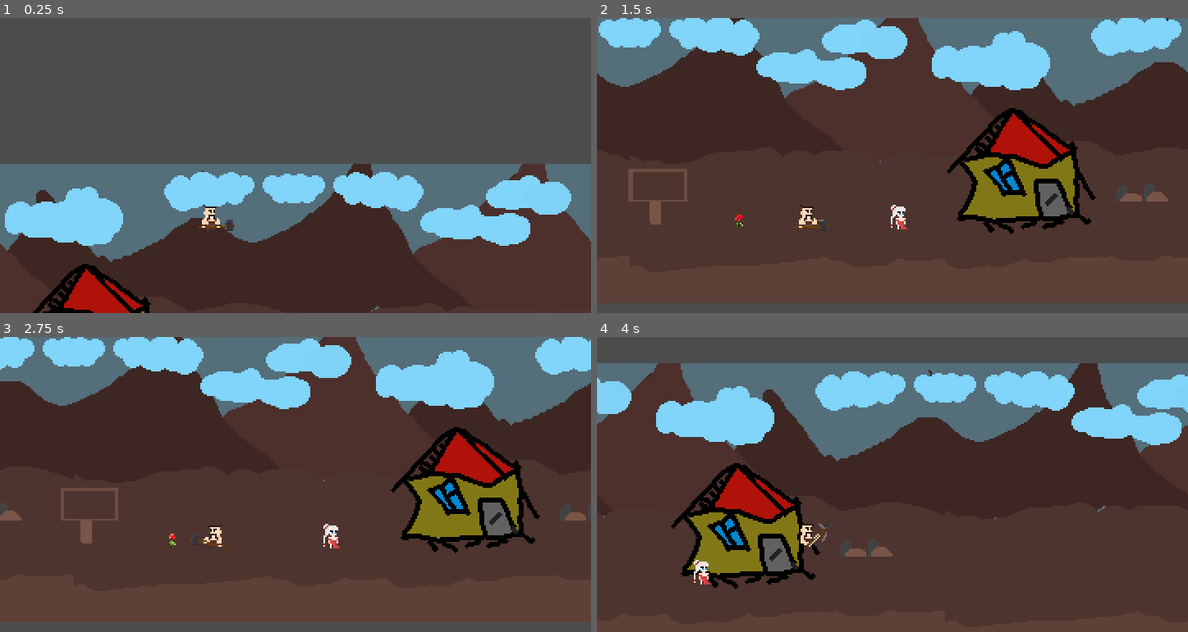
Above: before the commit, frames 1-4 (two rows, left to right).
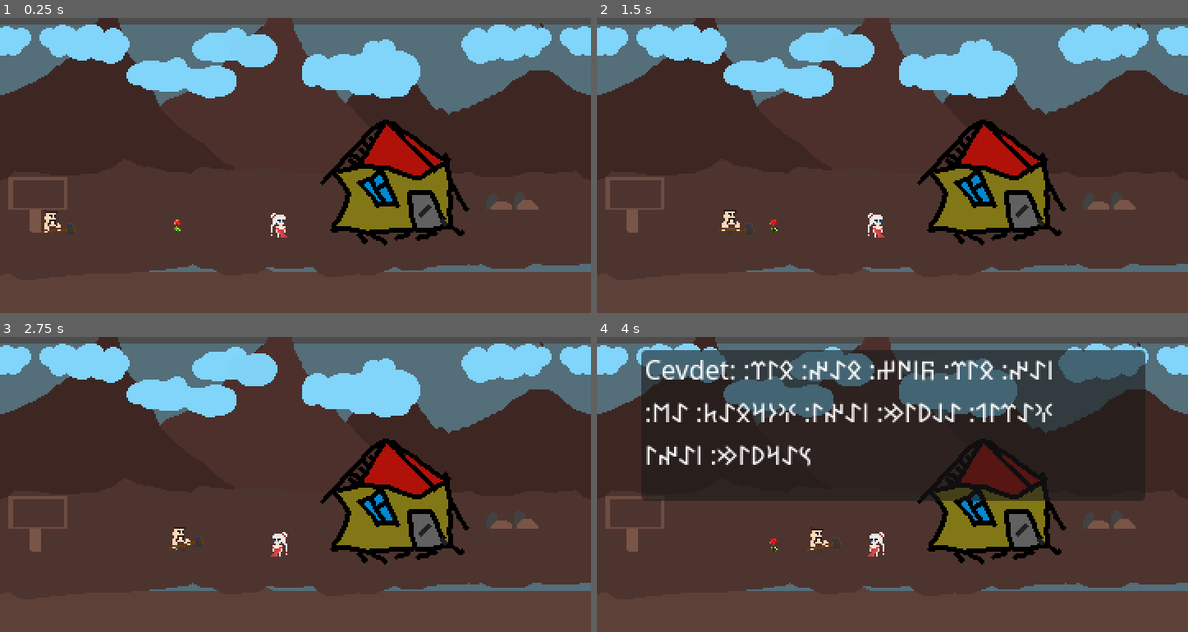
Above: after the commit, the same moments.

Repository: grapdega/deli-demir
Game: Godot game, scene res://sahneler/bolumler/bolum3.tscn
Same seed, same stepped clock (60 frames per second), same inputs: the game is played once before the commit and once after it. This scene is started directly instead of the project's main scene.
Inputs:
- Up to frame 1 (0.25 s): no input
- Up to frame 2 (1.5 s): tap Enter (ui_accept) at 0.5, 0.77 s; hold Right (ui_right) from 0.53 s (still down); tap E (ui_attack) at 0.6, 1.35 s
- Up to frame 3 (2.75 s): tap Enter (ui_accept) at 1.52 s; release Right (ui_right) at 2.03 s; hold Left (ui_left) from 2.03 s (still down); tap E (ui_attack) at 2.1 s
- Up to frame 4 (4 s): release Left (ui_left) at 2.78 s; hold Right (ui_right) from 2.78 s (still down); tap E (ui_attack) at 2.85, 3.6 s; tap Enter (ui_accept) at 3.02, 3.77 s

The runs differ from the first frame. In frame 1, 80% of the frame differs, in the area x 0-100%, y 0-100%; in frame 2, 23%; in frame 3, 31%; in frame 4, 44%.

Commit message:
iasdasdasd

Diff:
--- a/sahneler/bolumler/bolum3.tscn
+++ b/sahneler/bolumler/bolum3.tscn
@@ -1,17 +1,21 @@
-[gd_scene load_steps=23 format=3 uid="uid://c2ko2480tl7uy"]
-
+[gd_scene load_steps=34 format=3 uid="uid://c2ko2480tl7uy"]
+
+[ext_resource type="Script" uid="uid://do5a78luoa23q" path="res://sahneler/bolumler/bolum_3.gd" id="1_rbc0a"]
 [ext_resource type="Texture2D" uid="uid://dxub0lrurfr25" path="res://kaynak/resim/bolumSonu/bolum35.png" id="1_ykn6q"]
 [ext_resource type="Texture2D" uid="uid://dq5l3t4318nir" path="res://kaynak/resim/bolumSonu/bolum33.png" id="2_o7dfe"]
 [ext_resource type="Texture2D" uid="uid://c0mofspnbatj6" path="res://kaynak/resim/bolumSonu/bolum34.png" id="3_o7dfe"]
 [ext_resource type="Texture2D" uid="uid://37yotq7c7oj0" path="res://kaynak/resim/bolumSonu/bolum31.png" id="3_rrgwd"]
 [ext_resource type="Texture2D" uid="uid://du2230bus6sqp" path="res://kaynak/resim/bolumSonu/bolum32.png" id="4_4dnvk"]
-[ext_resource type="PackedScene" uid="uid://qqwfi0hl7del" path="res://sahneler/oyuncu/oyuncu.tscn" id="6_rrgwd"]
 [ext_resource type="Texture2D" uid="uid://bpcnhiepp8bf7" path="res://kaynak/resim/bolumSonu/GocmenKizi.png" id="7_4dnvk"]
 [ext_resource type="Texture2D" uid="uid://c14pp2tpa4wc0" path="res://kaynak/resim/bolumSonu/cicek.png" id="8_yh1nu"]
 [ext_resource type="Texture2D" uid="uid://cybxacrnr88jy" path="res://kaynak/resim/bolumSonu/tabela2.png" id="9_vp4xy"]
+[ext_resource type="Texture2D" uid="uid://cg7br01fsna1u" path="res://kaynak/resim/cevdet-walk.png" id="10_rbc0a"]
 
 [sub_resource type="RectangleShape2D" id="RectangleShape2D_yh1nu"]
 size = Vector2(369, 20)
+
+[sub_resource type="RectangleShape2D" id="RectangleShape2D_rrgwd"]
+size = Vector2(20, 178)
 
 [sub_resource type="AtlasTexture" id="AtlasTexture_yh1nu"]
 atlas = ExtResource("7_4dnvk")
@@ -99,79 +103,186 @@
 "speed": 5.0
 }]
 
+[sub_resource type="CircleShape2D" id="CircleShape2D_ol4me"]
+radius = 35.0
+
+[sub_resource type="CircleShape2D" id="CircleShape2D_s0kpp"]
+
+[sub_resource type="AtlasTexture" id="AtlasTexture_m08di"]
+atlas = ExtResource("10_rbc0a")
+region = Rect2(0, 0, 32, 16)
+
+[sub_resource type="AtlasTexture" id="AtlasTexture_ceoos"]
+atlas = ExtResource("10_rbc0a")
+region = Rect2(32, 0, 32, 16)
+
+[sub_resource type="AtlasTexture" id="AtlasTexture_76f6e"]
+atlas = ExtResource("10_rbc0a")
+region = Rect2(64, 0, 32, 16)
+
+[sub_resource type="AtlasTexture" id="AtlasTexture_f8ipl"]
+atlas = ExtResource("10_rbc0a")
+region = Rect2(96, 0, 32, 16)
+
+[sub_resource type="AtlasTexture" id="AtlasTexture_54k8a"]
+atlas = ExtResource("10_rbc0a")
+region = Rect2(128, 0, 32, 16)
+
+[sub_resource type="SpriteFrames" id="SpriteFrames_gs6ou"]
+animations = [{
+"frames": [{
+"duration": 1.0,
+"texture": SubResource("AtlasTexture_m08di")
+}, {
+"duration": 1.0,
+"texture": SubResource("AtlasTexture_ceoos")
+}, {
+"duration": 1.0,
+"texture": SubResource("AtlasTexture_76f6e")
+}, {
+"duration": 1.0,
+"texture": SubResource("AtlasTexture_f8ipl")
+}, {
+"duration": 1.0,
+"texture": SubResource("AtlasTexture_54k8a")
+}],
+"loop": true,
+"name": &"walk1",
+"speed": 5.0
+}]
+
+[sub_resource type="CircleShape2D" id="CircleShape2D_rbc0a"]
+radius = 15.0
+
 [node name="Node2D" type="Node2D"]
+script = ExtResource("1_rbc0a")
 
 [node name="zemin" type="StaticBody2D" parent="."]
-position = Vector2(13, 168)
+position = Vector2(0, 171)
 
 [node name="CollisionShape2D" type="CollisionShape2D" parent="zemin"]
-position = Vector2(168, -23)
+position = Vector2(176, -25)
 shape = SubResource("RectangleShape2D_yh1nu")
 
-[node name="ParallaxBackground2" type="ParallaxBackground" parent="zemin"]
-
-[node name="ParallaxLayer2" type="ParallaxLayer" parent="zemin/ParallaxBackground2"]
-motion_mirroring = Vector2(360, 0)
-
-[node name="TextureRect" type="TextureRect" parent="zemin/ParallaxBackground2/ParallaxLayer2"]
-offset_right = 360.0
-offset_bottom = 16.0
-texture = ExtResource("1_ykn6q")
-stretch_mode = 1
-
-[node name="ParallaxLayer" type="ParallaxLayer" parent="zemin/ParallaxBackground2"]
-motion_scale = Vector2(1.2, 1)
-motion_mirroring = Vector2(360, 0)
-
-[node name="TextureRect" type="TextureRect" parent="zemin/ParallaxBackground2/ParallaxLayer"]
-offset_right = 360.0
-offset_bottom = 16.0
-texture = ExtResource("2_o7dfe")
-stretch_mode = 1
-
-[node name="ParallaxLayer5" type="ParallaxLayer" parent="zemin/ParallaxBackground2"]
-motion_scale = Vector2(1.4, 1)
-motion_mirroring = Vector2(360, 0)
-
-[node name="TextureRect" type="TextureRect" parent="zemin/ParallaxBackground2/ParallaxLayer5"]
-offset_right = 360.0
-offset_bottom = 16.0
-texture = ExtResource("3_o7dfe")
-stretch_mode = 6
-
-[node name="ParallaxLayer3" type="ParallaxLayer" parent="zemin/ParallaxBackground2"]
-motion_scale = Vector2(1.4, 1)
-motion_mirroring = Vector2(360, 0)
-
-[node name="TextureRect" type="TextureRect" parent="zemin/ParallaxBackground2/ParallaxLayer3"]
-offset_right = 360.0
-offset_bottom = 16.0
-texture = ExtResource("3_rrgwd")
-stretch_mode = 6
-
-[node name="ParallaxLayer4" type="ParallaxLayer" parent="zemin/ParallaxBackground2"]
-motion_scale = Vector2(1.4, 1)
-motion_mirroring = Vector2(360, 0)
-
-[node name="TextureRect" type="TextureRect" parent="zemin/ParallaxBackground2/ParallaxLayer4"]
-offset_right = 360.0
-offset_bottom = 16.0
-texture = ExtResource("4_4dnvk")
-stretch_mode = 6
+[node name="CollisionShape2D2" type="CollisionShape2D" parent="zemin"]
+position = Vector2(370, -79)
+shape = SubResource("RectangleShape2D_rrgwd")
+
+[node name="CollisionShape2D3" type="CollisionShape2D" parent="zemin"]
+position = Vector2(0, -79)
+shape = SubResource("RectangleShape2D_rrgwd")
 
 [node name="gocmenKiz" type="AnimatedSprite2D" parent="."]
 position = Vector2(170, 127)
 sprite_frames = SubResource("SpriteFrames_0dobl")
 autoplay = "default"
 
-[node name="cicek" type="AnimatedSprite2D" parent="."]
-position = Vector2(73, 130)
+[node name="StaticBody2D" type="StaticBody2D" parent="."]
+position = Vector2(108, 128)
 scale = Vector2(0.2, 0.2)
+
+[node name="cicek" type="AnimatedSprite2D" parent="StaticBody2D"]
+scale = Vector2(1, 1)
 sprite_frames = SubResource("SpriteFrames_m08di")
 autoplay = "default"
 
-[node name="Oyuncu" parent="." instance=ExtResource("6_rrgwd")]
+[node name="CollisionShape2D" type="CollisionShape2D" parent="StaticBody2D"]
+shape = SubResource("CircleShape2D_ol4me")
+disabled = true
+
+[node name="cicek" type="StaticBody2D" parent="." groups=["cicek"]]
+position = Vector2(108, 128)
+scale = Vector2(0.2, 0.2)
+
+[node name="cicek" type="AnimatedSprite2D" parent="cicek"]
+scale = Vector2(1, 1)
+sprite_frames = SubResource("SpriteFrames_m08di")
+autoplay = "default"
+
+[node name="CollisionShape2D" type="CollisionShape2D" parent="cicek"]
+shape = SubResource("CircleShape2D_ol4me")
+
+[node name="kari" type="StaticBody2D" parent="." groups=["kari"]]
+position = Vector2(158, 128)
+scale = Vector2(0.2, 0.2)
+
+[node name="CollisionShape2D" type="CollisionShape2D" parent="kari"]
+shape = SubResource("CircleShape2D_ol4me")
 
 [node name="Sprite2D" type="Sprite2D" parent="."]
 position = Vector2(26, 115)
 texture = ExtResource("9_vp4xy")
+
+[node name="Node2D" type="Node2D" parent="."]
+z_index = -1
+position = Vector2(182, 92)
+
+[node name="Bolum32" type="Sprite2D" parent="Node2D"]
+z_index = 2
+position = Vector2(-182, -92)
+texture = ExtResource("4_4dnvk")
+centered = false
+
+[node name="Bolum31" type="Sprite2D" parent="Node2D"]
+z_index = 3
+texture = ExtResource("3_rrgwd")
+
+[node name="Bolum33" type="Sprite2D" parent="Node2D"]
+z_index = 1
+position = Vector2(-182, -92)
+texture = ExtResource("2_o7dfe")
+centered = false
+
+[node name="Bolum34" type="Sprite2D" parent="Node2D"]
+position = Vector2(-182, -92)
+texture = ExtResource("3_o7dfe")
+centered = false
+
+[node name="Bolum35" type="Sprite2D" parent="Node2D"]
+z_index = -3
+position = Vector2(-182, -87)
+texture = ExtResource("1_ykn6q")
+centered = false
+
+[node name="Camera2D" type="Camera2D" parent="."]
+position = Vector2(180, 91)
+
+[node name="CharacterBody2D" type="CharacterBody2D" parent="."]
+position = Vector2(24, 125)
+
+[node name="CollisionShape2D" type="CollisionShape2D" parent="CharacterBody2D"]
+shape = SubResource("CircleShape2D_s0kpp")
+
+[node name="AnimatedSprite2D" type="AnimatedSprite2D" parent="CharacterBody2D"]
+sprite_frames = SubResource("SpriteFrames_gs6ou")
+animation = &"walk1"
+autoplay = "walk1"
+
+[node name="Area2D" type="Area2D" parent="CharacterBody2D" groups=["cicek"]]
+
+[node name="CollisionShape2D" type="CollisionShape2D" parent="CharacterBody2D/Area2D"]
+shape = SubResource("CircleShape2D_rbc0a")
+
+[node name="Panel" type="Panel" parent="."]
+z_index = 999
+offset_left = 27.0
+offset_top = 9.0
+offset_right = 334.0
+offset_bottom = 101.0
+
+[node name="Label" type="Label" parent="Panel"]
+layout_mode = 0
+offset_left = 2.0
+offset_right = 305.0
+offset_bottom = 115.0
+text = "Hello World"
+autowrap_mode = 2
+
+[node name="son" type="Label" parent="."]
+offset_left = 151.0
+offset_top = 53.0
+offset_right = 191.0
+offset_bottom = 76.0
+text = "SON"
+
+[connection signal="body_entered" from="CharacterBody2D/Area2D" to="." method="_on_area_2d_body_entered"]
--- a/sahneler/bolumler/bolum_3.gd
+++ b/sahneler/bolumler/bolum_3.gd
@@ -1,4 +1,64 @@
 extends Node2D
 
+var paused = false
+var kiz_enter = false
+
+var i = 0
+
+var text1 = "Cevdet: Ben bir göçmen kızı gördüm Ihlara Vadisinde"
+var text2 = "Fedora: Ne anam var ne babam. kalmışım öksüz."
+var text3 = "Cevdet: Sen bir öksüz ben bir garip, alayım seni, alayım da gurbet elde sarayım seni."
+
+
 func _ready() -> void:
+	Globals.otk = true
+	if Globals.otk:
+		text1 = "Cevdet: 𐰋𐰀𐰤:𐰋𐰃𐰼: 𐰏𐰇𐰲𐰢𐰀𐰤: 𐰶𐰃𐰔: 𐰏𐰇𐰼𐰓𐰇𐰢: 𐰶𐰞𐰀𐰺: 𐰉𐰀𐰓𐰃𐰾𐰦𐰀
+"
+		text2 = "Fedora: 𐰤𐰀: 𐰣𐰢: 𐰉𐰀𐰺: 𐰤𐰀: 𐰉𐰀𐰉𐰢: 𐰴𐰀𐰞𐰢𐰃𐱁𐰢: 𐰜𐰾𐰇𐰔
+"
+		text3 = "Cevdet: 𐰾𐰀𐰤: 𐰋𐰃𐰼: 𐰜𐰾𐰇𐰔: 𐰋𐰀𐰤: 𐰋𐰃𐰼: 𐰍𐰀𐰼𐰃𐰯: 𐰀𐰞𐰖𐰃𐰢: 𐰾𐰀𐰤𐰃: 𐰍𐰆𐰺𐰋𐰀𐱅: 𐰀𐰡: 𐰽𐰀𐰺𐰖𐰃𐰢: 𐰾𐰀𐰤𐰃
+"
+		$son.text = "𐰽𐰆𐰣"
 	Globals.set_music(load("res://kaynak/ses/Bolum3.mp3"))
+	$son.hide()
+func _process(delta: float) -> void:
+
+	if not paused:
+		if not kiz_enter:
+			$CharacterBody2D.global_position.x += delta*40
+		$Panel.hide()
+	else:
+		if Input.is_action_just_pressed("ui_attack"):
+			print(i)
+			if kiz_enter:
+				if i == 2:
+					$Panel/Label.text = text3
+					$Panel.show()
+					i+=1
+					return
+				$son.show()
+			if i == 1:
+				$gocmenKiz.scale.x *= -1
+
+			paused = false
+			$Panel/Label.text = text2
+
+
+func _on_area_2d_body_entered(body: Node2D) -> void:
+
+
+
+	if body.is_in_group("cicek"):
+		$Panel.show()
+		paused = true
+		$cicek/cicek.hide()
+		$Panel/Label.text = text1
+		i+=1
+	if body.is_in_group("kari"):
+		$Panel.show()
+		paused = true
+		kiz_enter = true
+		$Panel/Label.text = text2
+		i+=1
+	print(body)
